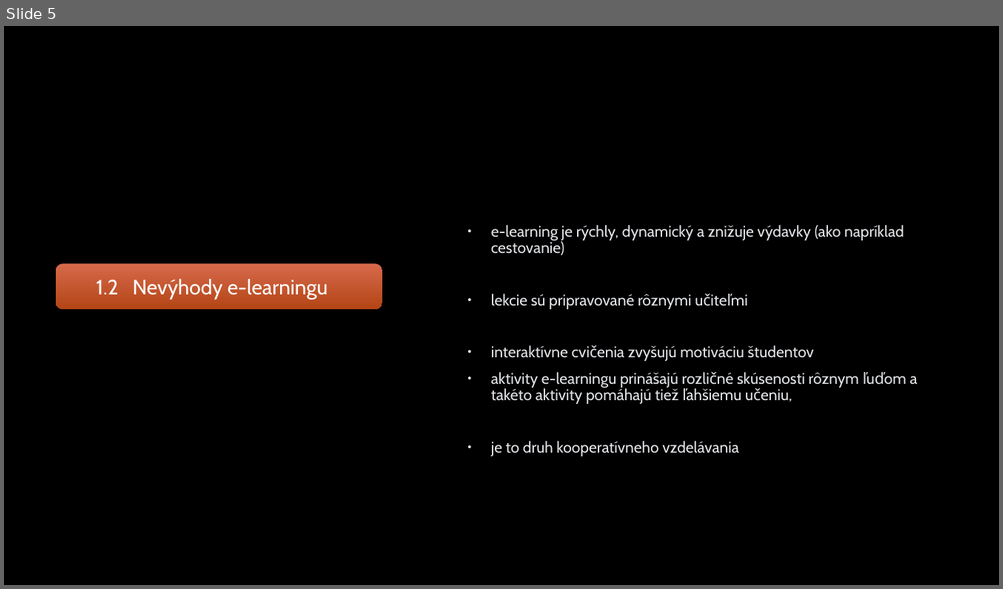
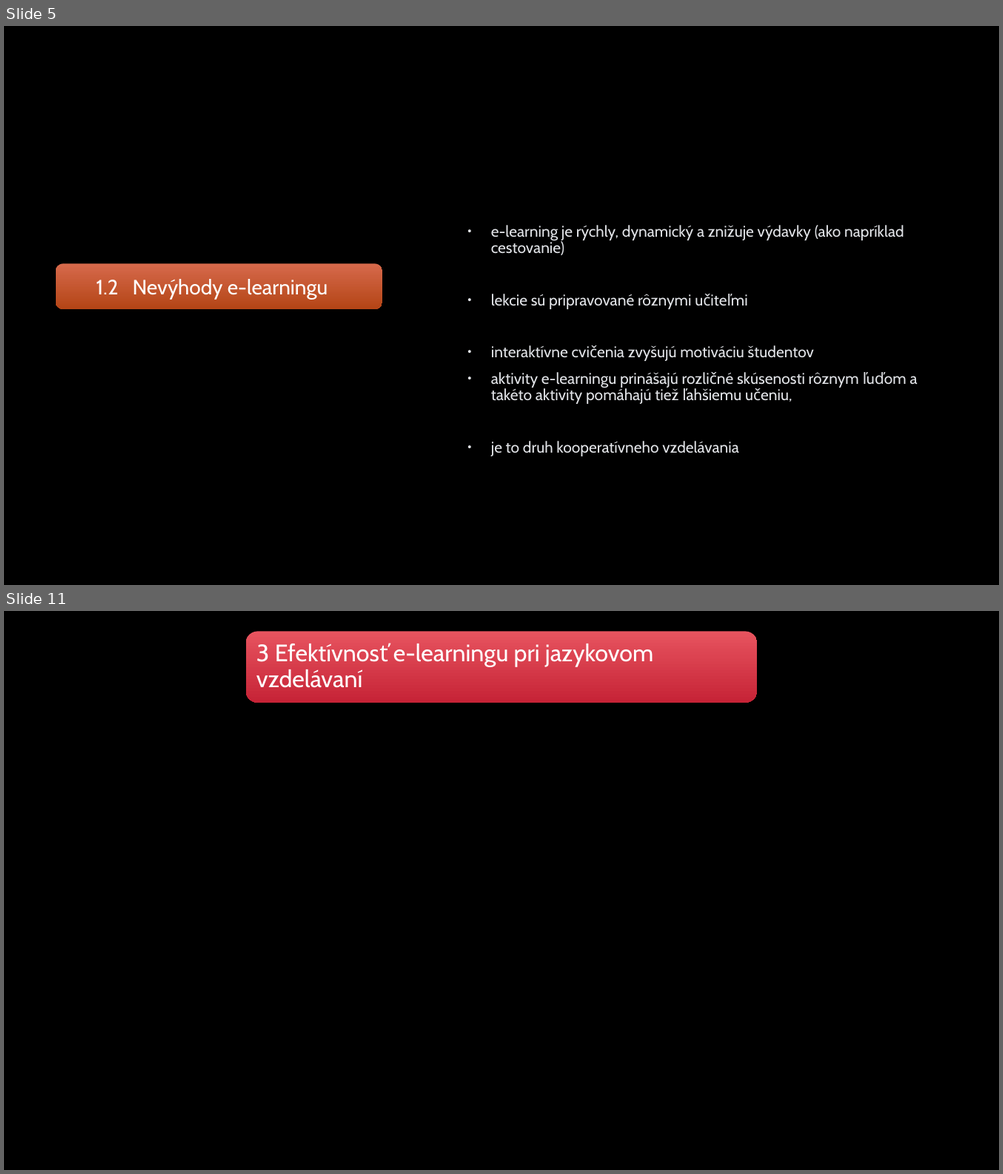
Before and after one commit to RichardSzarka/Semestralna_praca_MIP, a slide deck: Prezentacia_clanok.pptx. Shown one above the other, each under a label of ours: slide 5 before the commit, slides 5 and 11 after it; the slides between them are not shown. The pictures are 1003x589 and 1003x1174 pixels, drawn with LibreOffice and Linux fonts; fonts in the diff are those of the drawing; background and template pictures are left out. Boxes give left, top, right and bottom in pixels: in the first picture for what was removed or moved away, otherwise in the second. Text is boxed around its words. In the diff, an @@ line names an element or a change of style, - is before the commit and + after.

```diff
--- a/Prezentacia_clanok.pptx
+++ b/Prezentacia_clanok.pptx
@@ slide 11 added at bbox=[4, 611, 999, 1170], background picture (left out) @@
@@ rounded rectangle added at bbox=[246, 631, 757, 703], fill gradient #E75460 to #C72336 @@
@@ text added at bbox=[256, 644, 653, 688], 23 pt, text #FFFFFF @@
+3 Efektívnosť e-learningu pri jazykovom vzdelávaní
```
Also in this commit, not shown: 2 slides changed, 3 other slides added, 2 other files.
